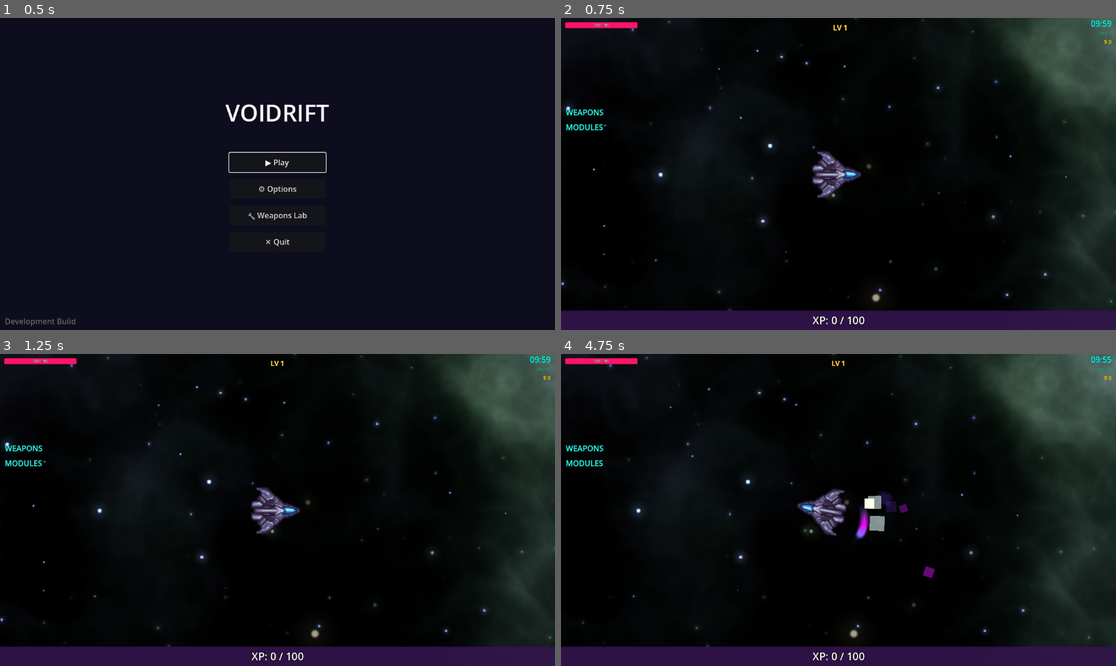
Above: before the commit, frames 1-4 (two rows, left to right).
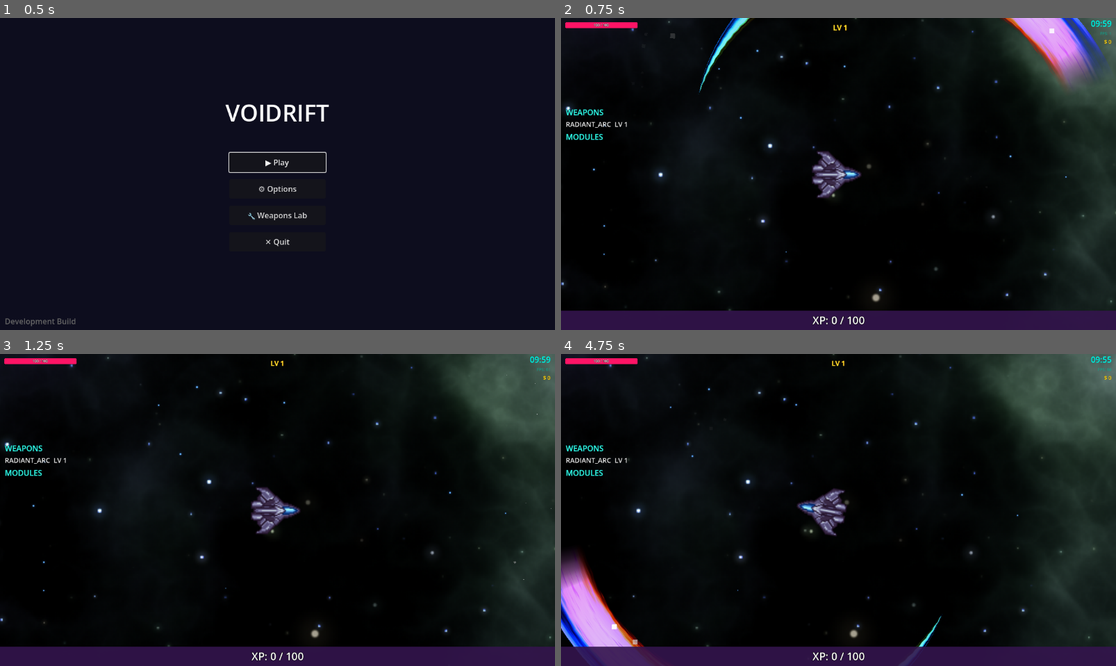
Above: after the commit, the same moments.

Repository: chalkbluffone/voidrift
Game: Godot game, scene res://scenes/ui/main_menu.tscn
The game is run twice, just before and just after one commit, with the same random seed, the same clock (stepped at 60 frames per second) and the same inputs.
Inputs (mouse positions are in pixels of both pictures, inside the frame that each line leads up to):
- Up to frame 1 (0.5 s): no input
- Up to frame 2 (0.75 s): click "▶ Play" at 0.5 s
- Up to frame 3 (1.25 s): no input
- Up to frame 4 (4.75 s): tap Enter (ui_accept) at 1.25, 1.52, 4.52 s; move the mouse to (960, 494) at 1.27 s; hold Right (ui_right) 1.28-2 s; hold Space (phase_shift) 1.28-2 s; click (960, 494) at 1.42 s; drag from (727, 525) to (860, 510) at 2.02 s; move the mouse to (894, 441) at 2.77 s; hold Right (ui_right) 2.78-3.5 s; tap 2 at 2.85 s; drag from (810, 572) to (672, 463) at 3.52 s; move the mouse to (1005, 556) at 4.27 s; hold Left (ui_left) from 4.28 s (still down); tap R at 4.35 s

Frame 1 is identical in both runs. In frame 2, 2.8% of the frame differs, in the area x 0-99%, y 0-40%; in frame 3, 0.3%; in frame 4, 3.9%, in the area x 0-69%, y 33-100%.

Commit message:
feat: Enhance weapon mechanics and test lab integration for Radiant Arc

Diff:
--- a/data/characters.json
+++ b/data/characters.json
@@ -23,7 +23,7 @@
 	  "stardust_gain": 1.0,
 	  "luck": 0
 	},
-	"starting_weapon": "plasma_cannon",
+	"starting_weapon": "radiant_arc",
 	"passive": {
 	  "id": "standard_issue",
 	  "name": "Standard Issue",
--- a/effects/radiant_arc/radiant_arc.gd
+++ b/effects/radiant_arc/radiant_arc.gd
@@ -60,9 +60,8 @@
 @export var particles_radius: float = 1.0  # Where sparks spawn: 0 = inner edge, 0.5 = middle, 1 = outer edge
 @export var particles_color: Color = Color(1.0, 1.0, 1.0, 0.8)
 
-# Movement tracking - arc follows source's movement direction
-var _follow_source: Node2D = null  # Reference to player/ship to track movement
-var _source_last_pos: Vector2 = Vector2.ZERO
+# Movement tracking - arc follows source's facing direction
+var _follow_source: Node2D = null  # Reference to player/ship to track facing
 
 # Damage tracking
 var _hit_targets: Array = []  # Track what we've already hit
@@ -651,19 +650,12 @@
 		queue_free()
 		return
 
-	# Follow source's movement direction
+	# Follow source's facing direction (rotation)
 	if _follow_source and is_instance_valid(_follow_source):
-		var current_pos = _follow_source.global_position
-		var move_delta = current_pos - _source_last_pos
-
-		# Only update rotation if there's actual movement
-		if move_delta.length_squared() > 0.01:
-			var move_dir = move_delta.normalized()
-			rotation = move_dir.angle() + deg_to_rad(rotation_offset_deg)
-
-		# Arc stays attached to source position
-		global_position = current_pos + Vector2.RIGHT.rotated(rotation) * distance
-		_source_last_pos = current_pos
+		# Ship.rotation represents the movement direction (0 = right, PI/2 = down, etc.)
+		# Arc is spawned at scene root so rotation = global_rotation
+		rotation = _follow_source.rotation + deg_to_rad(rotation_offset_deg)
+		global_position = _follow_source.global_position
 	elif speed > 0.0:
 		# Fallback: Update position if moving forward (no source tracking)
 		var direction = Vector2.RIGHT.rotated(rotation)
@@ -828,8 +820,9 @@
 
 
 func spawn_from(spawn_pos: Vector2, direction: Vector2) -> RadiantArc:
-	"""Position and orient the effect from a spawn point."""
-	global_position = spawn_pos + direction * distance
+	"""Position and orient the effect from a spawn point.
+	   Note: The distance offset is baked into the mesh, so we just set position to spawn_pos."""
+	global_position = spawn_pos
 	set_direction(direction)
 	_start_pos = global_position
 	_start_rotation = rotation
@@ -837,8 +830,6 @@
 
 
 func set_follow_source(source: Node2D) -> RadiantArc:
-	"""Set a source node to follow. Arc will track this node's movement direction."""
+	"""Set a source node to follow. Arc will track this node's facing direction (rotation)."""
 	_follow_source = source
-	if source:
-		_source_last_pos = source.global_position
 	return self
--- a/scripts/combat/weapon_component.gd
+++ b/scripts/combat/weapon_component.gd
@@ -10,6 +10,9 @@
 
 # Projectile scene (will need to be created)
 const PROJECTILE_SCENE := preload("res://scenes/gameplay/projectile.tscn")
+
+# Melee weapon spawners
+const RadiantArcSpawnerScript := preload("res://effects/radiant_arc/radiant_arc_spawner.gd")
 
 # Reference to player stats
 const StatsComponentScript := preload("res://scripts/core/stats_component.gd")
@@ -19,6 +22,9 @@
 @onready var DataLoader: Node = get_node("/root/DataLoader")
 @onready var GameManager: Node = get_node("/root/GameManager")
 @onready var FileLogger: Node = get_node("/root/FileLogger")
+
+# Melee weapon spawner instances
+var _radiant_arc_spawner: RadiantArcSpawner
 
 # Equipped weapons: {weapon_id: {data: Dictionary, timer: float, level: int}}
 var _equipped_weapons: Dictionary = {}
@@ -39,6 +45,11 @@
 		stats_component = parent.get_node("StatsComponent")
 		FileLogger.log_info("WeaponComponent", "Found StatsComponent")
 
+	# Initialize melee weapon spawners - use scene root as parent so effects aren't
+	# affected by ship rotation (they manage their own global_rotation/position)
+	var effects_parent := get_tree().current_scene
+	_radiant_arc_spawner = RadiantArcSpawnerScript.new(effects_parent)
+
 
 func _process(delta: float) -> void:
 	_update_timers(delta)
@@ -58,7 +69,9 @@
 			_fire_weapon(weapon_id, weapon_state)
 
 			# Reset timer based on cooldown and attack speed
-			var cooldown: float = float(weapon_state.data.get("cooldown", 0.0))
+			# Check both top-level and nested stats.cooldown for compatibility
+			var stats_dict: Dictionary = weapon_state.data.get("stats", {})
+			var cooldown: float = float(weapon_state.data.get("cooldown", stats_dict.get("cooldown", 0.0)))
 			if cooldown <= 0.0:
 				# Prefer base_stats.attack_speed (shots per second) from weapons.json
 				var base_stats: Dictionary = weapon_state.data.get("base_stats", {})
@@ -85,6 +98,8 @@
 			_fire_area_weapon(weapon_id, data, weapon_state.level)
 		"beam":
 			_fire_beam_weapon(weapon_id, data, weapon_state.level)
+		"melee":
+			_fire_melee_weapon(weapon_id, data, weapon_state.level)
 
 
 func _fire_projectile_weapon(weapon_id: String, data: Dictionary, _level: int) -> void:
@@ -156,6 +171,118 @@
 	# Beam weapons fire continuous damage rays
 	# Handled by BeamWeaponComponent (future implementation)
 	pass
+
+
+func _fire_melee_weapon(weapon_id: String, data: Dictionary, _level: int) -> void:
+	# Melee weapons spawn close-range effects around the player
+	FileLogger.log_info("WeaponComponent", "Firing melee weapon: %s" % weapon_id)
+	var parent := get_parent()
+	if not parent:
+		FileLogger.log_warn("WeaponComponent", "No parent for melee weapon")
+		return
+
+	# Build flat config from nested weapon data (same format as weapon test lab)
+	var config: Dictionary = _flatten_weapon_data(data)
+
+	_fire_melee_with_config(weapon_id, config, parent)
+
+
+func _fire_melee_with_config(weapon_id: String, config: Dictionary, source: Node2D) -> void:
+	"""Fire a melee weapon with explicit flat config. Used by both auto-fire and test lab."""
+	var spawn_pos: Vector2 = source.global_position
+	var direction: Vector2 = Vector2.RIGHT.rotated(source.rotation)
+
+	match weapon_id:
+		"radiant_arc":
+			if _radiant_arc_spawner:
+				var arc = _radiant_arc_spawner.spawn(spawn_pos, direction, config, source)
+				if arc:
+					weapon_fired.emit(weapon_id, [arc])
+		_:
+			push_warning("WeaponComponent: Unknown melee weapon: " + weapon_id)
+
+
+func fire_weapon_with_config(weapon_id: String, config: Dictionary, source: Node2D) -> void:
+	"""Public API for firing a weapon with explicit config (for test lab).
+	   Config should be in flat format (same as weapon_test_lab uses)."""
+	# Determine weapon type from equipped data or config
+	var weapon_type: String = "melee"  # Default for radiant_arc
+	if _equipped_weapons.has(weapon_id):
+		weapon_type = _equipped_weapons[weapon_id].data.get("type", "melee")
+
+	match weapon_type:
+		"melee":
+			_fire_melee_with_config(weapon_id, config, source)
+		_:
+			push_warning("WeaponComponent: fire_weapon_with_config not implemented for type: " + weapon_type)
+
+
+func _flatten_weapon_data(data: Dictionary) -> Dictionary:
+	"""Flatten nested weapon JSON data into a flat config dictionary for spawners.
+	   Matches the format used by weapon_test_lab for consistency."""
+	var flat: Dictionary = {}
+
+	# Stats
+	var stats = data.get("stats", {})
+	flat["damage"] = stats.get("damage", 10.0)
+	flat["duration"] = stats.get("duration", 1.0)
+
+	# Shape
+	var shape = data.get("shape", {})
+	flat["arc_angle_deg"] = shape.get("arc_angle_deg", 90.0)
+	flat["radius"] = shape.get("radius", 42.0)
+	flat["thickness"] = shape.get("thickness", 18.0)
+	flat["taper"] = shape.get("taper", 0.5)
+	flat["length_scale"] = shape.get("length_scale", 0.75)
+	flat["distance"] = shape.get("distance", 25.0)
+
+	# Motion
+	var motion = data.get("motion", {})
+	flat["speed"] = motion.get("speed", 0.0)
+	flat["sweep_speed"] = motion.get("sweep_speed", 1.2)
+	flat["fade_in"] = motion.get("fade_in", 0.08)
+	flat["fade_out"] = motion.get("fade_out", 0.15)
+	flat["rotation_offset_deg"] = motion.get("rotation_offset_deg", 0.0)
+	flat["seed_offset"] = motion.get("seed_offset", 0.0)
+
+	# Visual - convert hex strings to Color objects
+	var visual = data.get("visual", {})
+	flat["color_a"] = _hex_to_color(visual.get("color_a", "#00ffff"))
+	flat["color_b"] = _hex_to_color(visual.get("color_b", "#ff00ff"))
+	flat["color_c"] = _hex_to_color(visual.get("color_c", "#0080ff"))
+	flat["glow_strength"] = visual.get("glow_strength", 3.0)
+	flat["core_strength"] = visual.get("core_strength", 1.2)
+	flat["noise_strength"] = visual.get("noise_strength", 0.3)
+	flat["uv_scroll_speed"] = visual.get("uv_scroll_speed", 3.0)
+	flat["chromatic_aberration"] = visual.get("chromatic_aberration", 0.0)
+	flat["pulse_strength"] = visual.get("pulse_strength", 0.0)
+	flat["pulse_speed"] = visual.get("pulse_speed", 8.0)
+	flat["electric_strength"] = visual.get("electric_strength", 0.0)
+	flat["electric_frequency"] = visual.get("electric_frequency", 20.0)
+	flat["electric_speed"] = visual.get("electric_speed", 15.0)
+	flat["gradient_offset"] = visual.get("gradient_offset", 0.0)
+
+	# Particles - convert hex string to Color
+	var particles = data.get("particles", {})
+	flat["particles_enabled"] = particles.get("enabled", true)
+	flat["particles_amount"] = particles.get("amount", 20)
+	flat["particles_size"] = particles.get("size", 3.0)
+	flat["particles_speed"] = particles.get("speed", 30.0)
+	flat["particles_lifetime"] = particles.get("lifetime", 0.4)
+	flat["particles_spread"] = particles.get("spread", 0.3)
+	flat["particles_drag"] = particles.get("drag", 1.0)
+	flat["particles_outward"] = particles.get("outward", 0.7)
+	flat["particles_radius"] = particles.get("radius", 1.0)
+	flat["particles_color"] = _hex_to_color(particles.get("color", "#ffffffcc"))
+
+	return flat
+
+
+func _hex_to_color(hex: String) -> Color:
+	"""Convert hex color string to Color object."""
+	if hex.is_empty():
+		return Color.WHITE
+	return Color.from_string(hex, Color.WHITE)
 
 
 func _spawn_projectile(_weapon_id: String, direction: Vector2, damage: float, speed: float, piercing: int, size_mult: float, weapon_crit_chance: float = 0.0, weapon_crit_damage: float = 0.0) -> Node2D:
@@ -263,6 +390,9 @@
 		push_error("WeaponComponent: Unknown weapon ID: " + weapon_id)
 		return false
 
+	var weapon_type: String = weapon_data.get("type", "projectile")
+	FileLogger.log_info("WeaponComponent", "Equipping weapon: %s (type: %s)" % [weapon_id, weapon_type])
+
 	_equipped_weapons[weapon_id] = {
 		"data": weapon_data,
 		"timer": 0.0,  # Fire immediately
@@ -271,7 +401,7 @@
 	_weapon_level_bonuses[weapon_id] = {"flat": {}, "mult": {}}
 
 	FileLogger.log_info("WeaponComponent", "Equipped weapon: %s" % weapon_id)
-	FileLogger.log_data("WeaponComponent", "Weapon base_stats", weapon_data.get("base_stats", {}))
+	FileLogger.log_data("WeaponComponent", "Weapon data", weapon_data)
 	weapon_equipped.emit(weapon_id)
 	return true
 
@@ -366,6 +496,8 @@
 
 func sync_from_run_data() -> void:
 	"""Sync equipped weapons from GameManager run data."""
+	FileLogger.log_info("WeaponComponent", "sync_from_run_data called, weapons: %s" % str(GameManager.run_data.weapons))
 	for weapon_id in GameManager.run_data.weapons:
 		if not has_weapon(weapon_id):
+			FileLogger.log_info("WeaponComponent", "Equipping weapon from run_data: %s" % weapon_id)
 			equip_weapon(weapon_id)
--- a/scripts/player/ship.gd
+++ b/scripts/player/ship.gd
@@ -2,6 +2,7 @@
 
 ## Player ship controller with StatsComponent, Phase Shift, and i-frames.
 ## Tank controls: W thrusts forward, A/D turns, S moves down.
+## Can be used in test mode (weapon test lab) by setting test_mode = true before _ready.
 
 signal phase_shift_started
 signal phase_shift_ended
@@ -9,15 +10,18 @@
 
 # --- Preloads ---
 const StatsComponentScript := preload("res://scripts/core/stats_component.gd")
-const RadiantArcSpawnerScript := preload("res://effects/radiant_arc/radiant_arc_spawner.gd")
 
 # --- Components ---
 @onready var stats: Node = $StatsComponent
 @onready var weapons: Node = $WeaponComponent
 @onready var collision_shape: CollisionShape2D = $CollisionShape2D
 @onready var sprite: AnimatedSprite2D = $Sprite2D
-@onready var GameManager: Node = get_node("/root/GameManager")
-@onready var FileLogger: Node = get_node("/root/FileLogger")
+@onready var GameManager: Node = get_node_or_null("/root/GameManager")
+@onready var FileLogger: Node = get_node_or_null("/root/FileLogger")
+
+# --- Test Mode ---
+## When true, skips GameManager registration and auto-weapon equip
+@export var test_mode: bool = false
 
 # --- Phase Shift ---
 const PHASE_SHIFT_DURATION := 0.3  # How long the dash lasts
@@ -42,63 +46,46 @@
 var _last_move_direction: Vector2 = Vector2.RIGHT
 var _knockback_velocity: Vector2 = Vector2.ZERO
 var _last_input_device: String = "keyboard" # "keyboard" or "joypad"
-var _arc_spawner: RadiantArcSpawner
 const KNOCKBACK_FRICTION := 10.0
 const DAMAGE_IFRAMES := 0.5  # Brief i-frames after taking damage
 
-# Auto-fire radiant arc
-var _arc_fire_timer: float = 0.0
-const ARC_FIRE_INTERVAL: float = 1.0  # Fire once per second
-
-# Default radiant arc settings (previously from debug UI)
-var _arc_settings: Dictionary = {
-	"arc_angle_deg": 90.0,
-	"radius": 42.0,
-	"thickness": 18.0,
-	"taper": 0.5,
-	"length_scale": 0.75,
-	"distance": 25.0,
-	"duration": 0.8,
-	"sweep_speed": 1.2,
-	"glow_strength": 3.0,
-	"fade_in": 0.08,
-	"fade_out": 0.15,
-}
-
 
 func _ready() -> void:
-	FileLogger.log_info("Ship", "Initializing player ship...")
-
-	# Initialize radiant arc spawner
-	_arc_spawner = RadiantArcSpawnerScript.new(self)
+	if FileLogger:
+		FileLogger.log_info("Ship", "Initializing player ship... (test_mode=%s)" % test_mode)
 
 	# Set base speed from config
-	var config: Node = get_node("/root/GameConfig")
-	_base_speed = config.PLAYER_BASE_SPEED
-
-	# Set pickup range from config
-	var pickup_range: Area2D = get_node_or_null("PickupRange")
-	if pickup_range:
-		var shape: CollisionShape2D = pickup_range.get_node_or_null("PickupRangeShape")
-		if shape and shape.shape is CircleShape2D:
-			(shape.shape as CircleShape2D).radius = config.PICKUP_MAGNET_RADIUS
-
-	# Register with GameManager
-	GameManager.register_player(self)
-
-	# Listen for level ups
-	if not GameManager.level_up_completed.is_connected(_on_level_up_completed):
-		GameManager.level_up_completed.connect(_on_level_up_completed)
+	var config: Node = get_node_or_null("/root/GameConfig")
+	if config:
+		_base_speed = config.PLAYER_BASE_SPEED
+
+	# Set pickup range from config (skip in test mode)
+	if not test_mode:
+		var pickup_range: Area2D = get_node_or_null("PickupRange")
+		if pickup_range and config:
+			var shape: CollisionShape2D = pickup_range.get_node_or_null("PickupRangeShape")
+			if shape and shape.shape is CircleShape2D:
+				(shape.shape as CircleShape2D).radius = config.PICKUP_MAGNET_RADIUS
+
+	# Register with GameManager (skip in test mode)
+	if not test_mode and GameManager:
+		GameManager.register_player(self)
+
+		# Listen for level ups
+		if not GameManager.level_up_completed.is_connected(_on_level_up_completed):
+			GameManager.level_up_completed.connect(_on_level_up_completed)
 
 	# Connect stats signals
-	stats.hp_changed.connect(_on_hp_changed)
-	stats.died.connect(_on_died)
+	if stats:
+		stats.hp_changed.connect(_on_hp_changed)
+		stats.died.connect(_on_died)
 
 	phase_energy = max_phase_energy
 	phase_energy_changed.emit(phase_energy, max_phase_energy)
 
-	# Defer weapon setup to ensure all @onready vars are initialized
-	call_deferred("_deferred_init")
+	# Defer weapon setup to ensure all @onready vars are initialized (skip in test mode)
+	if not test_mode:
+		call_deferred("_deferred_init")
 
 
 func _initialize_from_character(character_data: Dictionary) -> void:
@@ -130,23 +117,15 @@
 
 
 func _setup_default_weapons() -> void:
-	# Default weapon for testing
-	weapons.equip_weapon("plasma_cannon")
+	# Default weapon for testing (when running world scene directly)
+	weapons.equip_weapon("radiant_arc")
 
 
 func _physics_process(delta: float) -> void:
 	_process_phase_shift(delta)
 	_process_phase_recharge(delta)
 	_process_iframes(delta)
-	_process_arc_auto_fire(delta)
 	_process_movement(delta)
-
-
-func _process_arc_auto_fire(delta: float) -> void:
-	_arc_fire_timer += delta
-	if _arc_fire_timer >= ARC_FIRE_INTERVAL:
-		_arc_fire_timer = 0.0
-		_spawn_radiant_arc()
 
 
 func _process_movement(delta: float) -> void:
@@ -379,15 +358,20 @@
 	return _is_invincible or _is_phasing
 
 
-# --- Radiant Arc ---
-
-func _spawn_radiant_arc() -> void:
-	"""Spawn the radiant arc slash effect."""
-	var params = _arc_settings.duplicate()
-	params["seed_offset"] = randf()
-	_arc_spawner.spawn(
-		global_position,
-		Vector2.RIGHT.rotated(rotation),
-		params,
-		self  # Pass self so arc follows our movement direction
-	)
+# --- Test Mode API ---
+
+func get_weapon_component() -> Node:
+	"""Get the WeaponComponent for external control (e.g., test lab)."""
+	return weapons
+
+
+func fire_weapon_manual(weapon_id: String, config: Dictionary) -> void:
+	"""Fire a weapon with explicit config (for test lab)."""
+	if weapons and weapons.has_method("fire_weapon_with_config"):
+		weapons.fire_weapon_with_config(weapon_id, config, self)
+
+
+func equip_weapon_for_test(weapon_id: String) -> void:
+	"""Equip a weapon in test mode."""
+	if weapons and weapons.has_method("equip_weapon"):
+		weapons.equip_weapon(weapon_id)
--- a/tools/weapon_test_lab/weapon_test_lab.gd
+++ b/tools/weapon_test_lab/weapon_test_lab.gd
@@ -2,26 +2,28 @@
 class_name WeaponTestLab
 
 ## Weapon Test Lab - Development tool for testing and tuning weapons.
+## Uses the REAL Ship scene for accurate testing.
 ## Loads weapon data from weapons.json and can save changes back.
 
 signal weapon_changed(weapon_id: String)
 signal config_saved(weapon_id: String)
 
 # --- Preloads ---
-const RadiantArcSpawnerScript := preload("res://effects/radiant_arc/radiant_arc_spawner.gd")
+const ShipScene := preload("res://scenes/gameplay/ship.tscn")
 const TestTargetScene := preload("res://tools/weapon_test_lab/test_target.tscn")
 
 # --- Node references ---
 @onready var camera: Camera2D = $Camera2D
-@onready var test_ship: Node2D = $TestShip
 @onready var target_container: Node2D = $TargetContainer
 @onready var ui_panel: CanvasLayer = $WeaponTestUI
 @onready var DataLoader: Node = get_node("/root/DataLoader")
 
+# Ship instance (real Ship scene)
+var test_ship: Node2D = null
+
 # --- State ---
 var _current_weapon_id: String = ""
 var _current_config: Dictionary = {}  # Flat config for UI
-var _arc_spawner: RadiantArcSpawner
 var _auto_fire_enabled: bool = true
 var _fire_timer: float = 0.0
 var _fire_rate: float = 1.0
@@ -42,7 +44,16 @@
 
 
 func _ready() -> void:
-	_arc_spawner = RadiantArcSpawnerScript.new(self)
+	# Instantiate the real Ship scene in test mode
+	test_ship = ShipScene.instantiate()
+	test_ship.test_mode = true  # Disable GameManager integration
+	test_ship.position = Vector2.ZERO
+	add_child(test_ship)
+
+	# Disable the ship's camera (we use our own)
+	var ship_camera = test_ship.get_node_or_null("Camera2D")
+	if ship_camera:
+		ship_camera.enabled = false
 
 	# Build weapon list from DataLoader
 	var weapon_list: Array[Dictionary] = []
@@ -122,6 +133,11 @@
 func select_weapon(weapon_id: String) -> void:
 	_current_weapon_id = weapon_id
 	_current_config = _flatten_weapon_config(DataLoader.get_weapon(weapon_id))
+
+	# Equip the weapon on the ship
+	if test_ship:
+		test_ship.equip_weapon_for_test(weapon_id)
+
 	weapon_changed.emit(weapon_id)
 
 	if ui_panel:
@@ -132,20 +148,8 @@
 	if not test_ship:
 		return
 
-	var direction = Vector2.RIGHT.rotated(test_ship.rotation)
-	var spawn_pos = test_ship.global_position
-
-	match _current_weapon_id:
-		"radiant_arc":
-			_fire_radiant_arc(spawn_pos, direction)
-		_:
-			push_warning("WeaponTestLab: Unknown weapon type: " + _current_weapon_id)
-
-
-func _fire_radiant_arc(spawn_pos: Vector2, direction: Vector2) -> void:
-	var arc = _arc_spawner.spawn(spawn_pos, direction, _current_config, test_ship)
-	if _show_hitboxes and arc:
-		arc.set_debug_draw(true)
+	# Use the ship's weapon component to fire (same code path as the real game)
+	test_ship.fire_weapon_manual(_current_weapon_id, _current_config)
 
 
 func spawn_target_at_random() -> void:
--- a/tools/weapon_test_lab/weapon_test_lab.tscn
+++ b/tools/weapon_test_lab/weapon_test_lab.tscn
@@ -1,11 +1,8 @@
-[gd_scene load_steps=5 format=3 uid="uid://weapon_test_lab"]
+[gd_scene load_steps=4 format=3 uid="uid://weapon_test_lab"]
 
 [ext_resource type="Script" path="res://tools/weapon_test_lab/weapon_test_lab.gd" id="1_lab"]
 [ext_resource type="Script" path="res://tools/weapon_test_lab/weapon_test_ui.gd" id="2_ui"]
 [ext_resource type="Script" path="res://tools/weapon_test_lab/grid_drawer.gd" id="3_grid"]
-
-[sub_resource type="CircleShape2D" id="CircleShape2D_ship"]
-radius = 16.0
 
 [node name="WeaponTestLab" type="Node2D"]
 script = ExtResource("1_lab")
@@ -26,21 +23,6 @@
 [node name="GridLines" type="Node2D" parent="."]
 z_index = -10
 script = ExtResource("3_grid")
-
-[node name="TestShip" type="Node2D" parent="."]
-position = Vector2(0, 0)
-
-[node name="ShipVisual" type="Polygon2D" parent="TestShip"]
-color = Color(0.2, 0.8, 1, 1)
-polygon = PackedVector2Array(20, 0, -15, -12, -10, 0, -15, 12)
-
-[node name="CollisionShape2D" type="CollisionShape2D" parent="TestShip"]
-shape = SubResource("CircleShape2D_ship")
-
-[node name="AimLine" type="Line2D" parent="TestShip"]
-points = PackedVector2Array(0, 0, 100, 0)
-width = 2.0
-default_color = Color(1, 1, 1, 0.3)
 
 [node name="TargetContainer" type="Node2D" parent="."]
 
Not shown, changed: debug_log.txt
Not shown, changed: copilot-instructions.md
